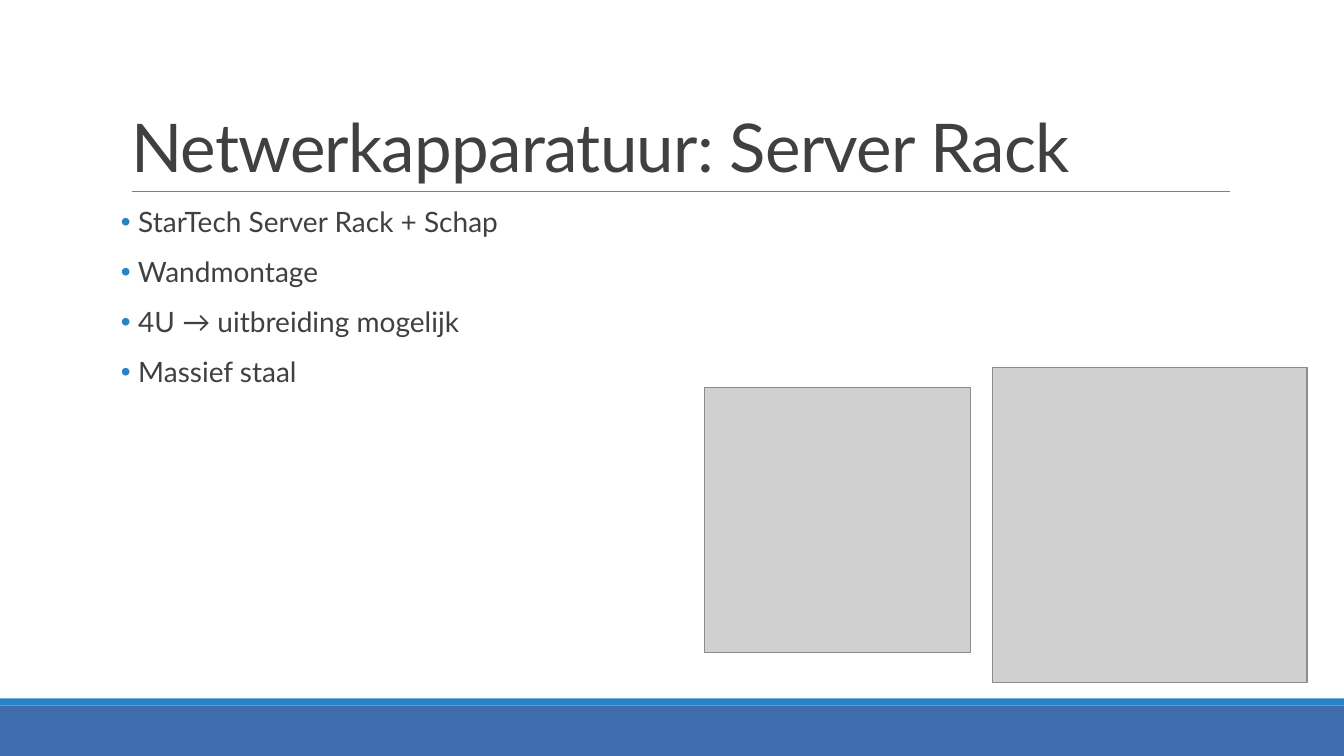
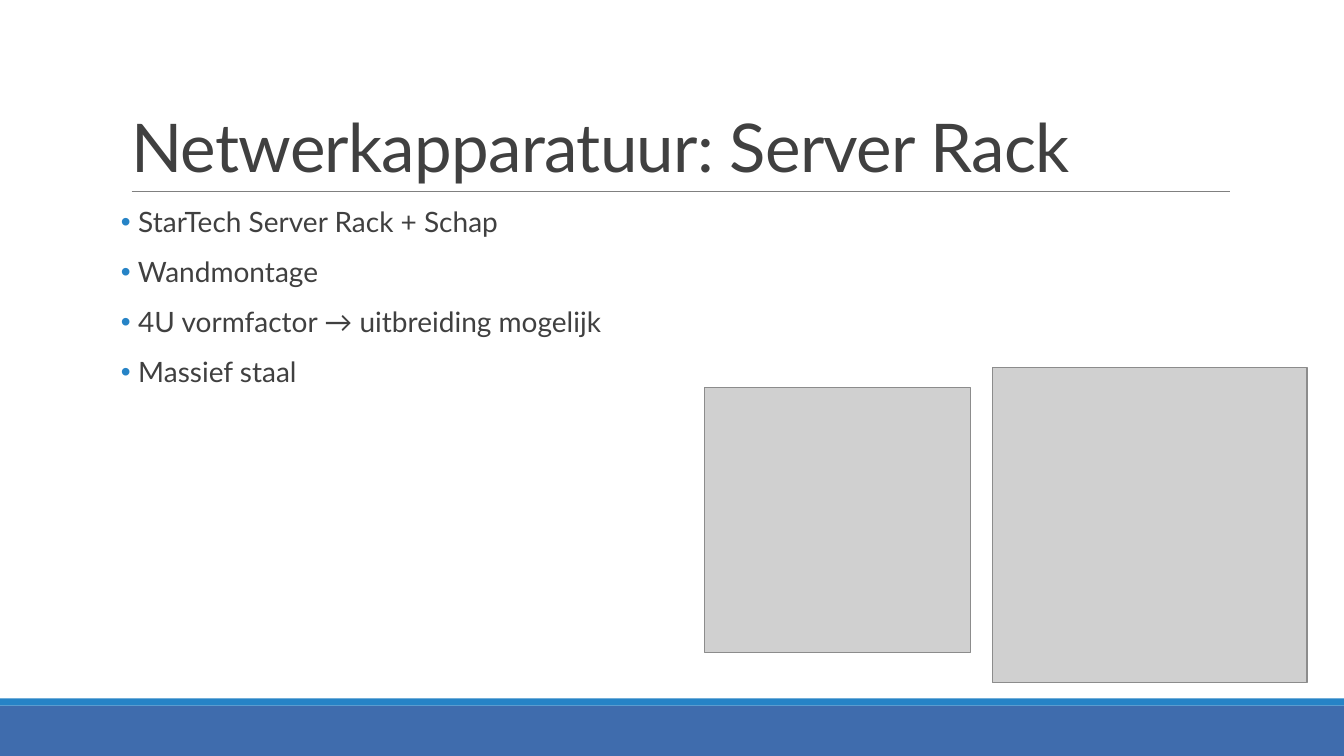
Before and after one commit to JensVL/projecten2, a slide deck: slide 15 of opdracht03/G36/Voorstelling G36.pptx. Drawn at 1344x756 pixels with LibreOffice and Linux fonts; fonts in the diff are those of the drawing; grey boxes stand for pictures. Boxes give left, top, right and bottom in pixels: in the first picture for what was removed or moved away, otherwise in the second. Text is boxed around its words. In the diff, an @@ line names an element or a change of style, - is before the commit and + after.

```diff
--- a/opdracht03/G36/Voorstelling G36.pptx
+++ b/opdracht03/G36/Voorstelling G36.pptx
@@ text at [138, 311, 601, 337]: text changed @@
-• 4U → uitbreiding mogelijk
+• 4U vormfactor → uitbreiding mogelijk
```
Also in this commit, not shown: 8 other slides changed.
